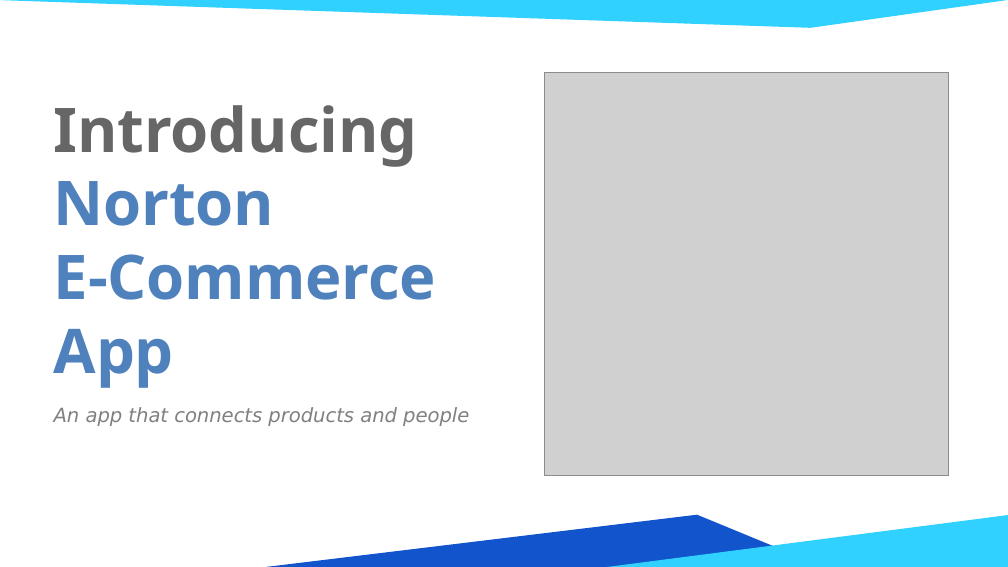
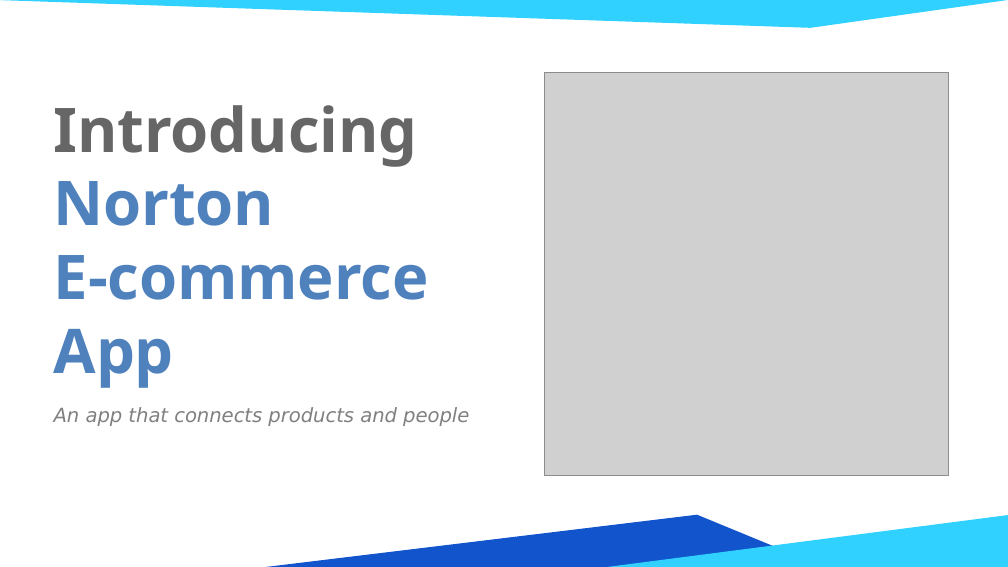
Before and after one commit to HenryHeng91/NU-Fast-Buy-and-Sell-APP, a slide deck: slide 8 of Documentation/NU E-Commerce Slide.pptx (slide 7 before the commit). Drawn at 1008x567 pixels with LibreOffice and Linux fonts; fonts in the diff are those of the drawing; grey boxes stand for pictures; background and template pictures are left out. Boxes give left, top, right and bottom in pixels: in the first picture for what was removed or moved away, otherwise in the second. Text is boxed around its words. In the diff, an @@ line names an element or a change of style, - is before the commit and + after.

```diff
--- a/Documentation/NU E-Commerce Slide.pptx
+++ b/Documentation/NU E-Commerce Slide.pptx
@@ title at [54,105,429,388]: text changed @@
-Introducing
-Norton
-E-Commerce
-App
+Introducing
+Norton
+E-commerce
+App
```
Also in this commit, not shown: 7 other slides changed, 8 slides added, 16 slides removed, 2 other files.
